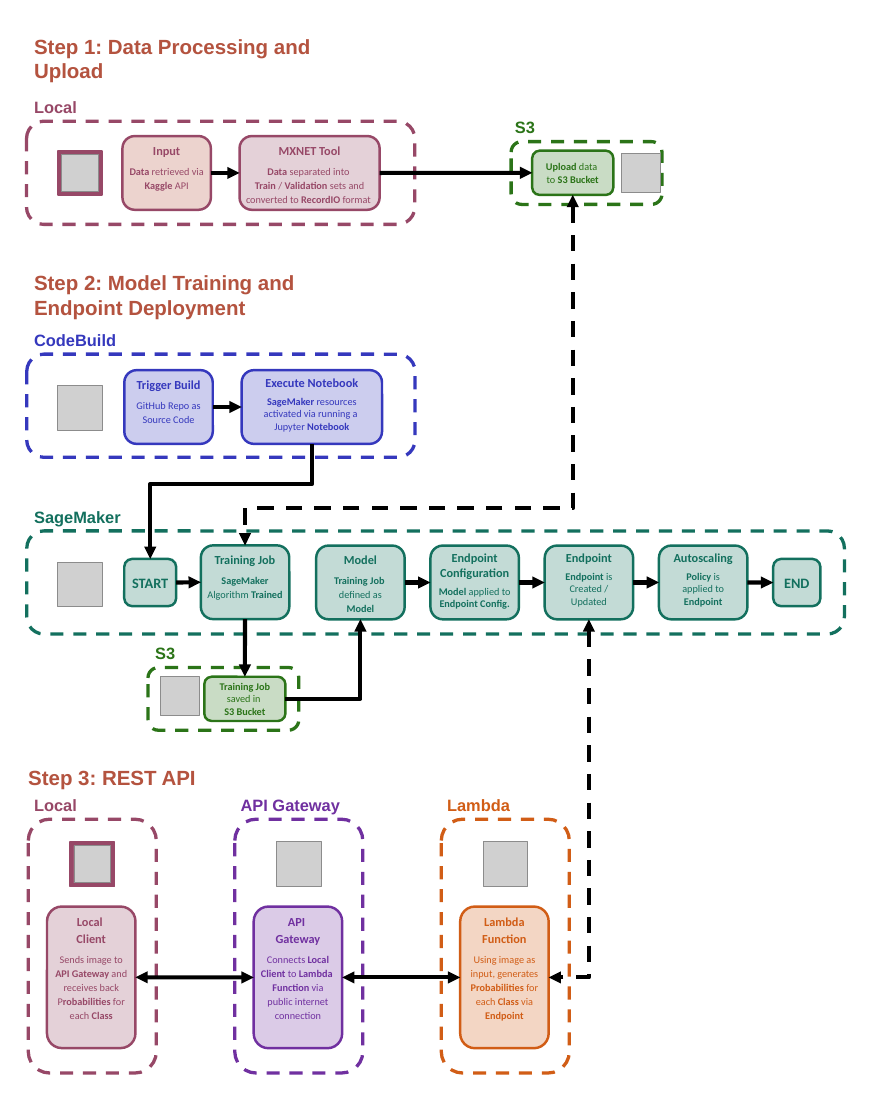
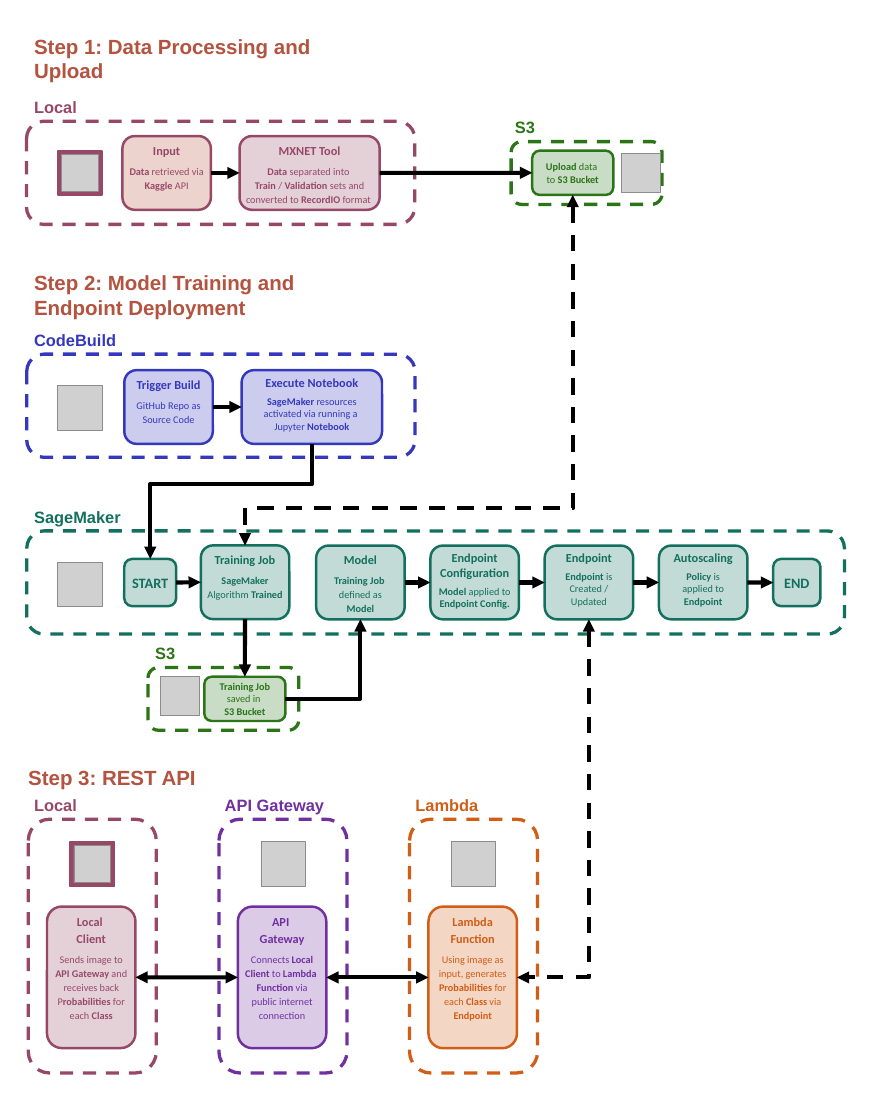
Before and after one commit to DSBA-6190-Final-Project-Team/DSBA-6190_Final-Project, a slide deck: slide 1 of presentation/process_flow_diagram.pptx. Drawn at 885x1120 pixels with LibreOffice and Linux fonts; fonts in the diff are those of the drawing; grey boxes stand for pictures. Boxes give left, top, right and bottom in pixels: in the first picture for what was removed or moved away, otherwise in the second. Text is boxed around its words. In the diff, an @@ line names an element or a change of style, - is before the commit and + after.

Commit message:
Update presentation

```diff
--- a/presentation/process_flow_diagram.pptx
+++ b/presentation/process_flow_diagram.pptx
@@ elbow double arrow moved from (589, 619) - (549, 977) to (589, 619) - (517, 977) @@
@@ 2 rounded rectangles, 1 picture, 1 text: place and size @@
-2 rounded rectangles, 1 picture, 1 text at bbox=[235, 799, 363, 1073]
+2 rounded rectangles, 1 picture, 1 text at bbox=[219, 799, 347, 1073]
@@ 2 rounded rectangles, 1 picture, 1 text: place and size @@
-2 rounded rectangles, 1 picture, 1 text at bbox=[441, 799, 569, 1073]
+2 rounded rectangles, 1 picture, 1 text at bbox=[409, 799, 537, 1073]
@@ double arrow moved from (136, 977) - (254, 977) to (136, 977) - (238, 977) @@
@@ double arrow moved from (342, 977) - (460, 977) to (326, 977) - (428, 977) @@
```
Also in this commit, not shown: 8 other files.
